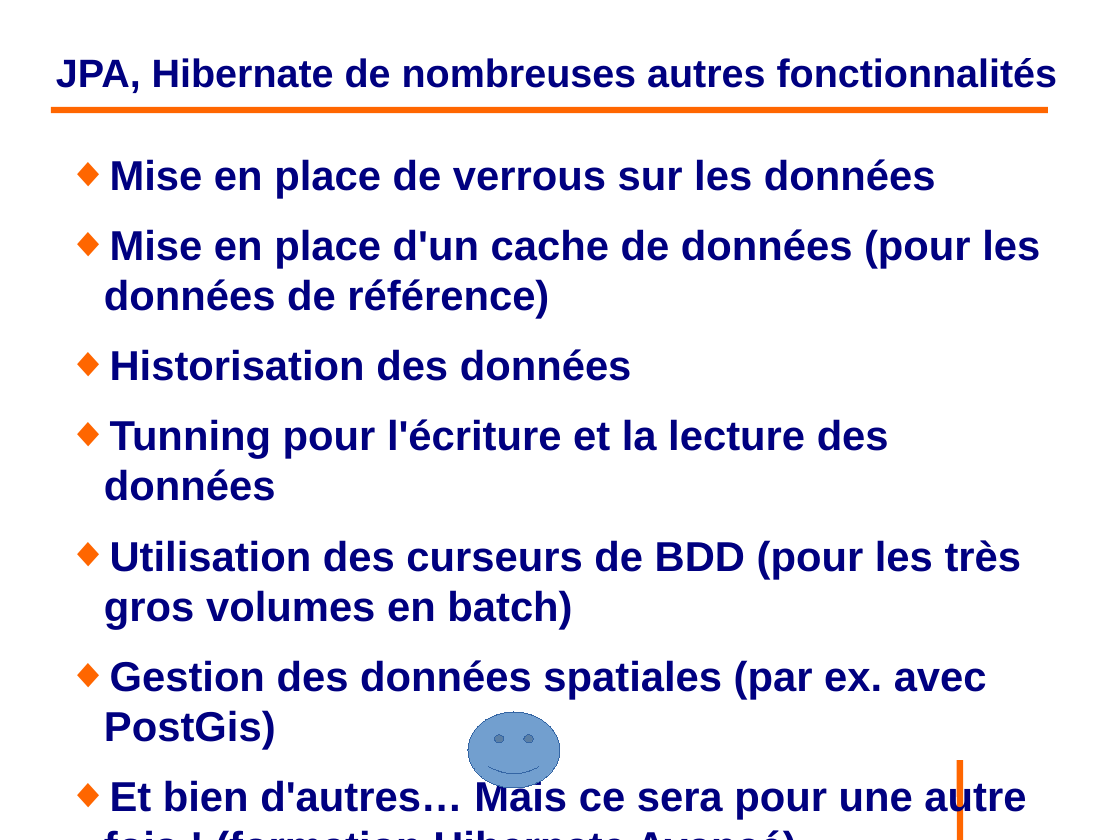
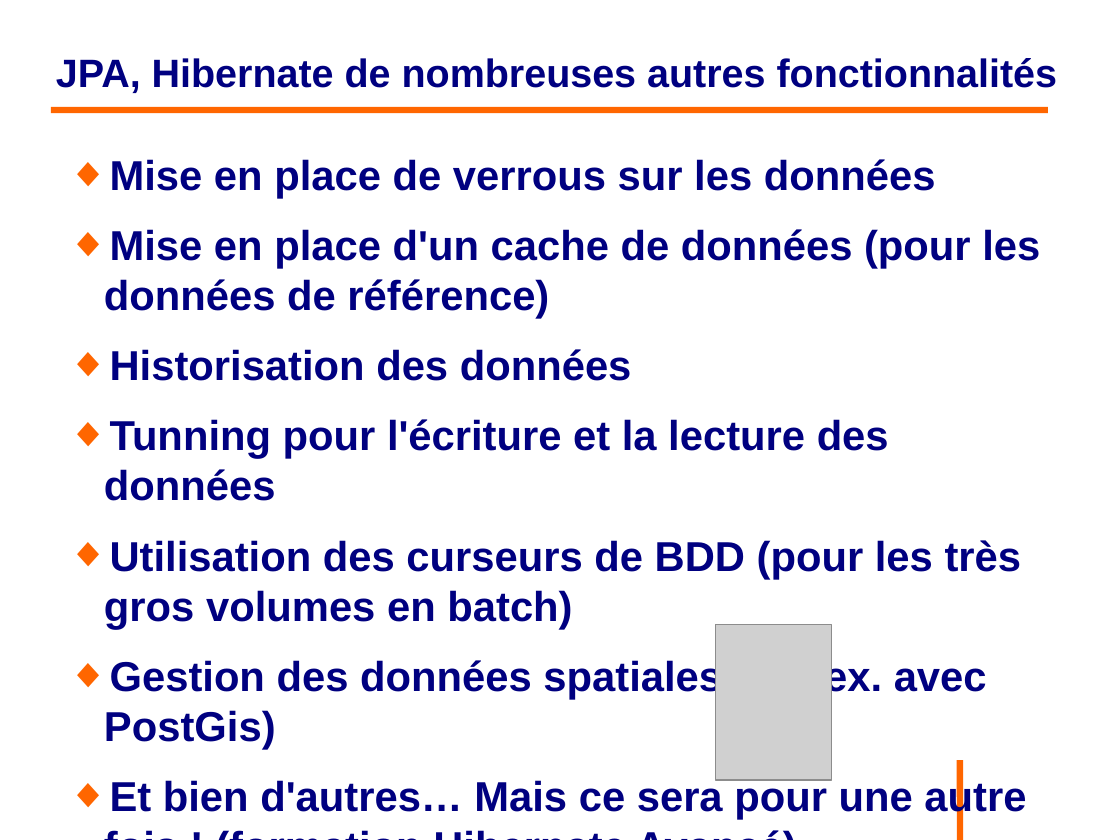
Before and after one commit to philphils/formation-hibernate-basique, a slide deck: slide 182 of Documentation/diapo_formation_hibernate.odp. Drawn at 1120x840 pixels with LibreOffice and Linux fonts; fonts in the diff are those of the drawing; grey boxes stand for pictures; background and template pictures are left out. Boxes give left, top, right and bottom in pixels: in the first picture for what was removed or moved away, otherwise in the second. Text is boxed around its words. In the diff, an @@ line names an element or a change of style, - is before the commit and + after.

```diff
--- a/Documentation/diapo_formation_hibernate.odp
+++ b/Documentation/diapo_formation_hibernate.odp
@@ picture added at [715,625,832,781] @@
@@ smiley face removed at [469,712,561,789] @@
```
Also in this commit, not shown: 6 other slides changed.
